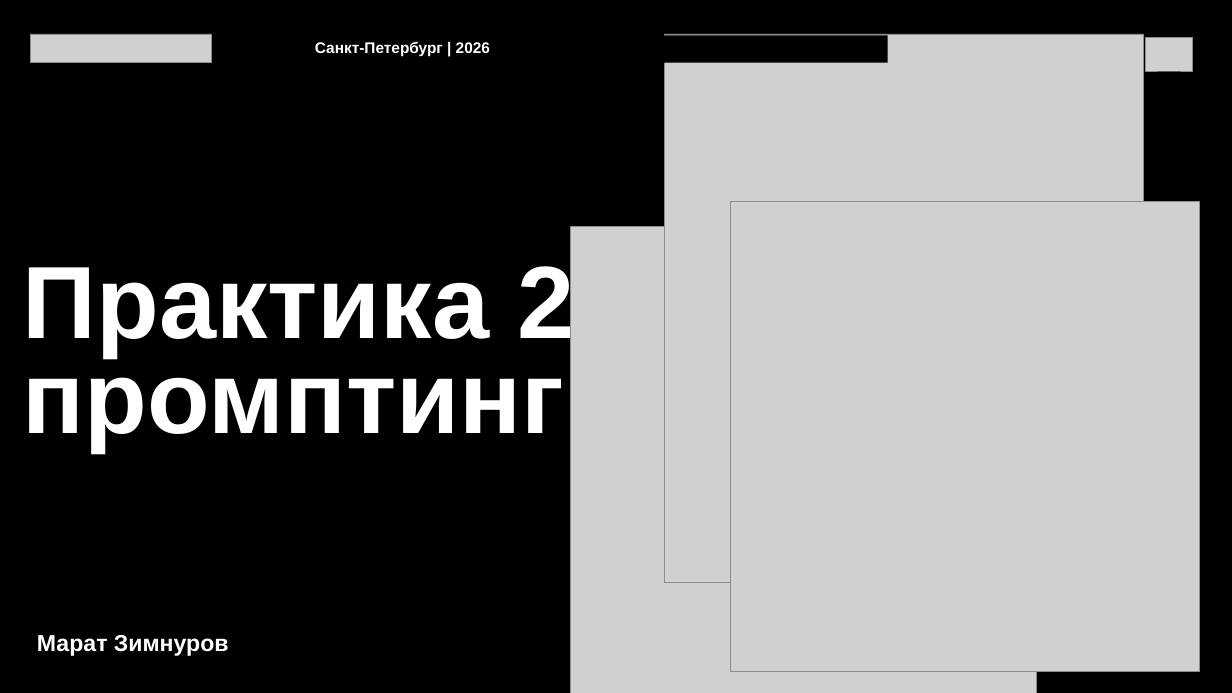
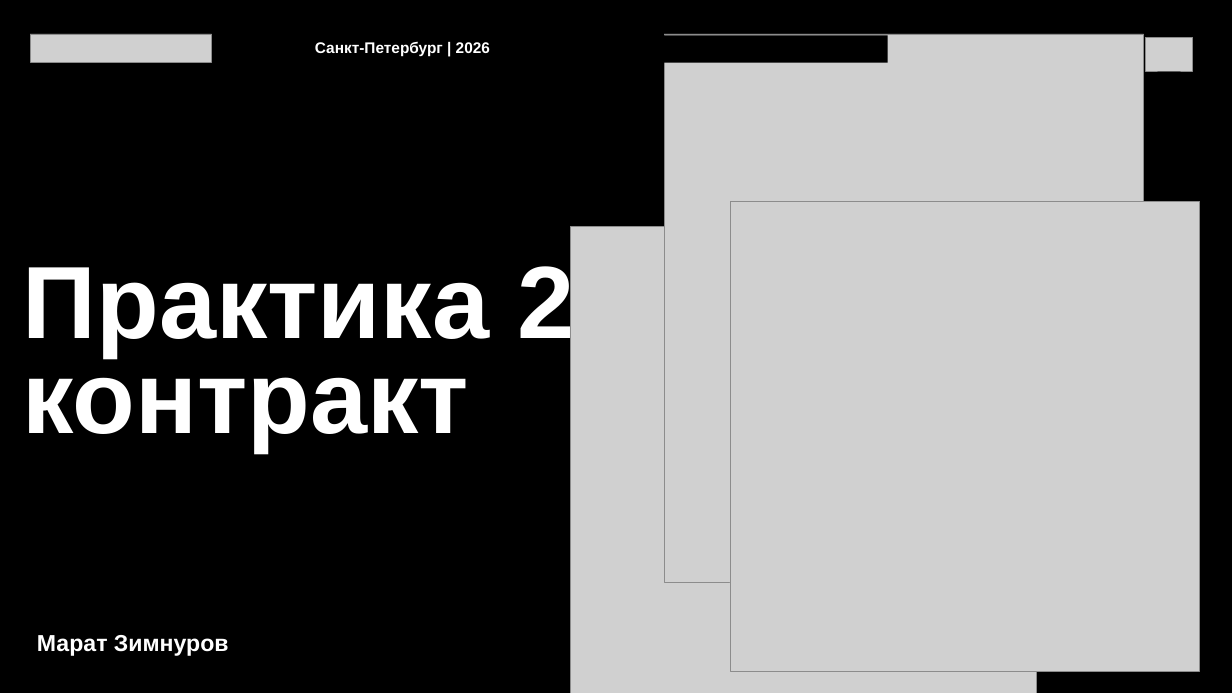
Before and after one commit to karinneyXx1/ITMOv2, a slide deck: slide 1 of practices/practice_02/slides/practice_02.pptx. Drawn at 1232x693 pixels with LibreOffice and Linux fonts; fonts in the diff are those of the drawing; grey boxes stand for pictures. Boxes give left, top, right and bottom in pixels: in the first picture for what was removed or moved away, otherwise in the second. Text is boxed around its words. In the diff, an @@ line names an element or a change of style, - is before the commit and + after.

```diff
--- a/practices/practice_02/slides/practice_02.pptx
+++ b/practices/practice_02/slides/practice_02.pptx
@@ text at box(23, 352, 469, 453): text changed @@
-промптинг
+контракт
```
Also in this commit, not shown: 4 other slides changed, 1 slide added, 1 slide removed, 19 other files.
